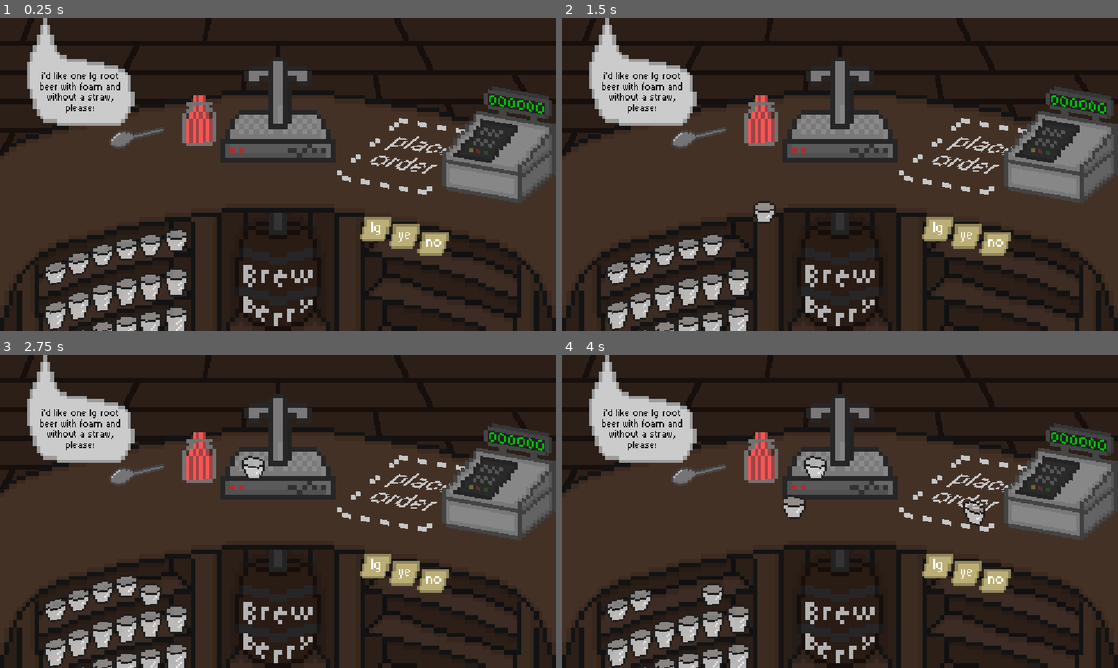
Above: before the commit, frames 1-4 (two rows, left to right).
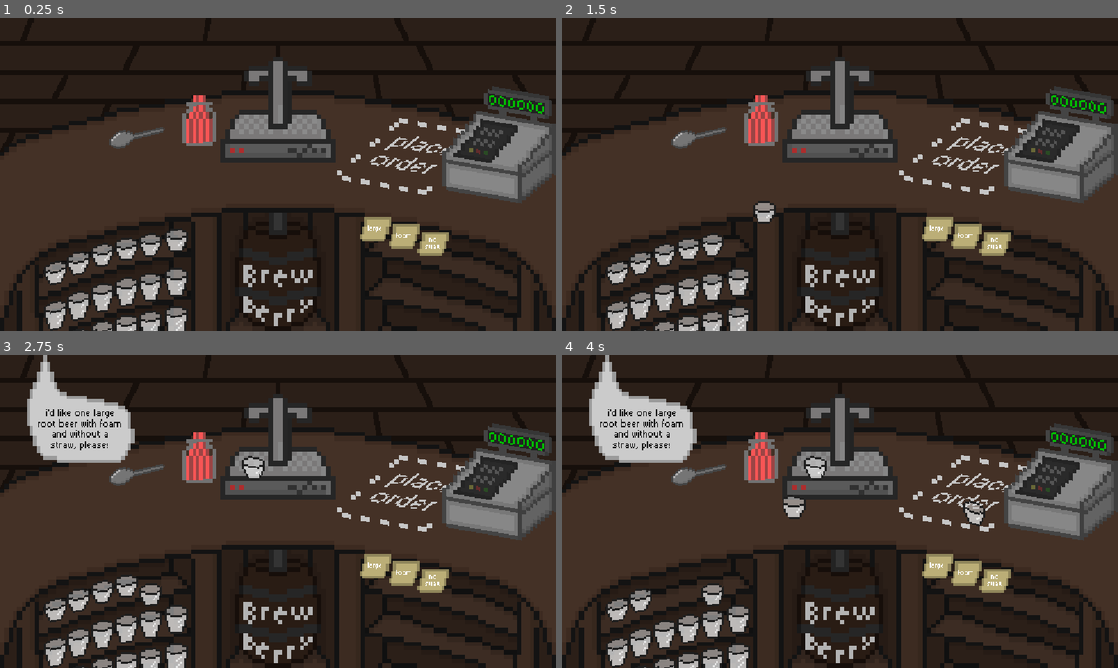
Above: after the commit, the same moments.

Repository: RafaeloxMC/brewberry
Game: Godot game, scene res://scenes/game.tscn
Same seed, same stepped clock (60 frames per second), same inputs: the game is played once before the commit and once after it. The project has no main scene, so this scene is started directly.
Inputs (mouse positions are in pixels of both pictures, inside the frame that each line leads up to):
- Up to frame 1 (0.25 s): no input
- Up to frame 2 (1.5 s): tap Enter at 0.5 s; drag from (795, 149) to (973, 155) at 0.52 s; tap Space at 1.25 s; drag from (739, 233) to (817, 111) at 1.27 s
- Up to frame 3 (2.75 s): tap Enter at 2 s; move the mouse to (150, 574) at 2.02 s; hold Right from 2.03 s (still down); tap Shift at 2.1 s; click (150, 574) at 2.17 s
- Up to frame 4 (4 s): release Right at 2.75 s; tap Space at 2.75 s; drag from (689, 580) to (795, 486) at 2.77 s; tap Enter at 3.5 s; drag from (662, 586) to (973, 492) at 3.52 s

The runs differ from the first frame. In frame 1, 3.8% of the frame differs, in the area x 4-80%, y 0-74%; in frame 2, 3.8%; in frame 3, 0.6%; in frame 4, 0.6%.

Commit message:
Update notes and bubbles

Diff:
--- a/scenes/note.tscn
+++ b/scenes/note.tscn
@@ -16,15 +16,18 @@
 texture = ExtResource("1_43c4j")
 
 [node name="Size" type="Label" parent="First" unique_id=1908691063]
-offset_left = -4.0
+custom_minimum_size = Vector2(60, 39)
+custom_maximum_size = Vector2(60, 39)
+offset_left = -3.0
 offset_top = -2.0
-offset_right = 36.0
-offset_bottom = 21.0
-scale = Vector2(0.3, 0.3)
-text = "sm"
+offset_right = 56.999992
+offset_bottom = 37.0
+scale = Vector2(0.15, 0.15)
+text = "small"
 label_settings = SubResource("LabelSettings_a751v")
 horizontal_alignment = 1
-metadata/_edit_use_anchors_ = true
+vertical_alignment = 1
+autowrap_mode = 3
 
 [node name="Second" type="Node2D" parent="." unique_id=1239720730]
 position = Vector2(12, 3)
@@ -32,16 +35,19 @@
 [node name="Sprite2D" type="Sprite2D" parent="Second" unique_id=1795337320]
 texture = ExtResource("1_43c4j")
 
-[node name="Foam" type="Label" parent="Second" unique_id=1303508926]
-offset_left = -4.0
+[node name="Foam" type="Label" parent="Second" unique_id=1146254625]
+custom_minimum_size = Vector2(60, 39)
+custom_maximum_size = Vector2(60, 39)
+offset_left = -3.0
 offset_top = -2.0
-offset_right = 36.0
-offset_bottom = 21.0
-scale = Vector2(0.3, 0.3)
-text = "sm"
+offset_right = 56.999992
+offset_bottom = 37.0
+scale = Vector2(0.15, 0.15)
+text = "small"
 label_settings = SubResource("LabelSettings_a751v")
 horizontal_alignment = 1
-metadata/_edit_use_anchors_ = true
+vertical_alignment = 1
+autowrap_mode = 3
 
 [node name="Third" type="Node2D" parent="." unique_id=1475576526]
 position = Vector2(24, 6)
@@ -49,13 +55,16 @@
 [node name="Sprite2D" type="Sprite2D" parent="Third" unique_id=245793519]
 texture = ExtResource("1_43c4j")
 
-[node name="Straw" type="Label" parent="Third" unique_id=1467464513]
-offset_left = -4.0
+[node name="Straw" type="Label" parent="Third" unique_id=1532207754]
+custom_minimum_size = Vector2(60, 39)
+custom_maximum_size = Vector2(60, 39)
+offset_left = -3.0
 offset_top = -2.0
-offset_right = 36.0
-offset_bottom = 21.0
-scale = Vector2(0.3, 0.3)
-text = "sm"
+offset_right = 56.999992
+offset_bottom = 37.0
+scale = Vector2(0.15, 0.15)
+text = "small"
 label_settings = SubResource("LabelSettings_a751v")
 horizontal_alignment = 1
-metadata/_edit_use_anchors_ = true
+vertical_alignment = 1
+autowrap_mode = 3
--- a/scenes/ui/bubble.tscn
+++ b/scenes/ui/bubble.tscn
@@ -20,7 +20,7 @@
 "times": PackedFloat32Array(0),
 "transitions": PackedFloat32Array(1),
 "update": 0,
-"values": [Color(1, 1, 1, 1)]
+"values": [Color(1, 1, 1, 0)]
 }
 
 [sub_resource type="Animation" id="Animation_h7sru"]
@@ -80,6 +80,7 @@
 }
 
 [node name="Bubble" type="TextureRect" unique_id=277680958]
+modulate = Color(1, 1, 1, 0)
 texture = ExtResource("1_pm753")
 script = ExtResource("2_6vm6e")
 
@@ -100,3 +101,4 @@
 
 [node name="AnimationPlayer" type="AnimationPlayer" parent="." unique_id=1261950714]
 libraries/ = SubResource("AnimationLibrary_ncbio")
+autoplay = &"RESET"
--- a/scripts/bubble.gd
+++ b/scripts/bubble.gd
@@ -18,4 +18,6 @@
 		animation_player.play("show_and_hide")
 	else:
 		await get_tree().process_frame
-		label.text = "i'd like one " + GameManager.current_order_size + " root beer " + ("with" if GameManager.current_order_foam else "without") + " foam and " + ("with" if GameManager.current_order_straw else "without") + " a straw, please!"
+		await get_tree().create_timer(2).timeout
+		label.text = "i'd like one " + ("large" if GameManager.current_order_size == "lg" else "normal" if GameManager.current_order_size == "md" else "small") + " root beer " + ("with" if GameManager.current_order_foam else "without") + " foam and " + ("with" if GameManager.current_order_straw else "without") + " a straw, please!"
+		animation_player.play("show_and_hide")
--- a/scripts/note.gd
+++ b/scripts/note.gd
@@ -5,6 +5,6 @@
 @onready var straw: Label = $Third/Straw
 
 func _process(_delta: float) -> void:
-	size.text = GameManager.current_order_size
-	foam.text = "ye" if GameManager.current_order_foam else "no"
-	straw.text = "st" if GameManager.current_order_straw else "no"
+	size.text = "large" if GameManager.current_order_size == "lg" else "normal" if GameManager.current_order_size == "md" else "small"
+	foam.text = "foam" if GameManager.current_order_foam else "no foam"
+	straw.text = "with straw" if GameManager.current_order_straw else "no straw"
